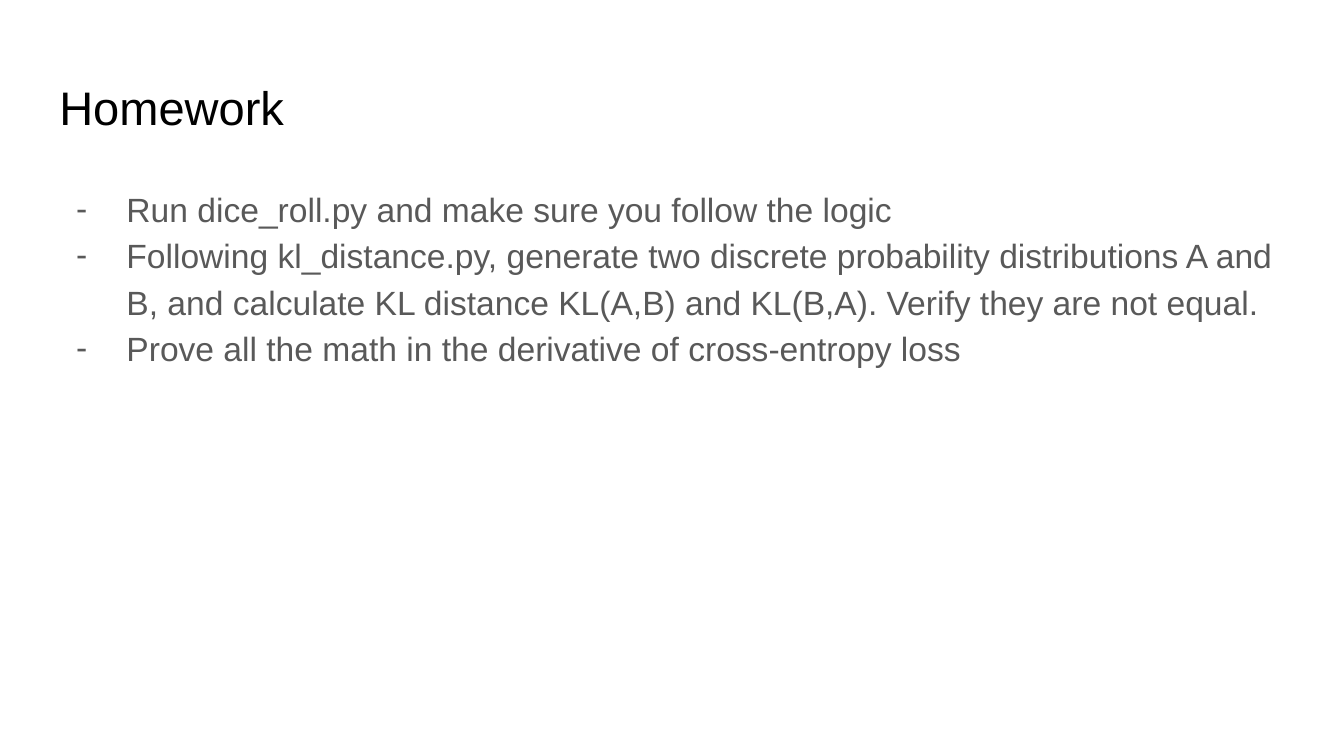
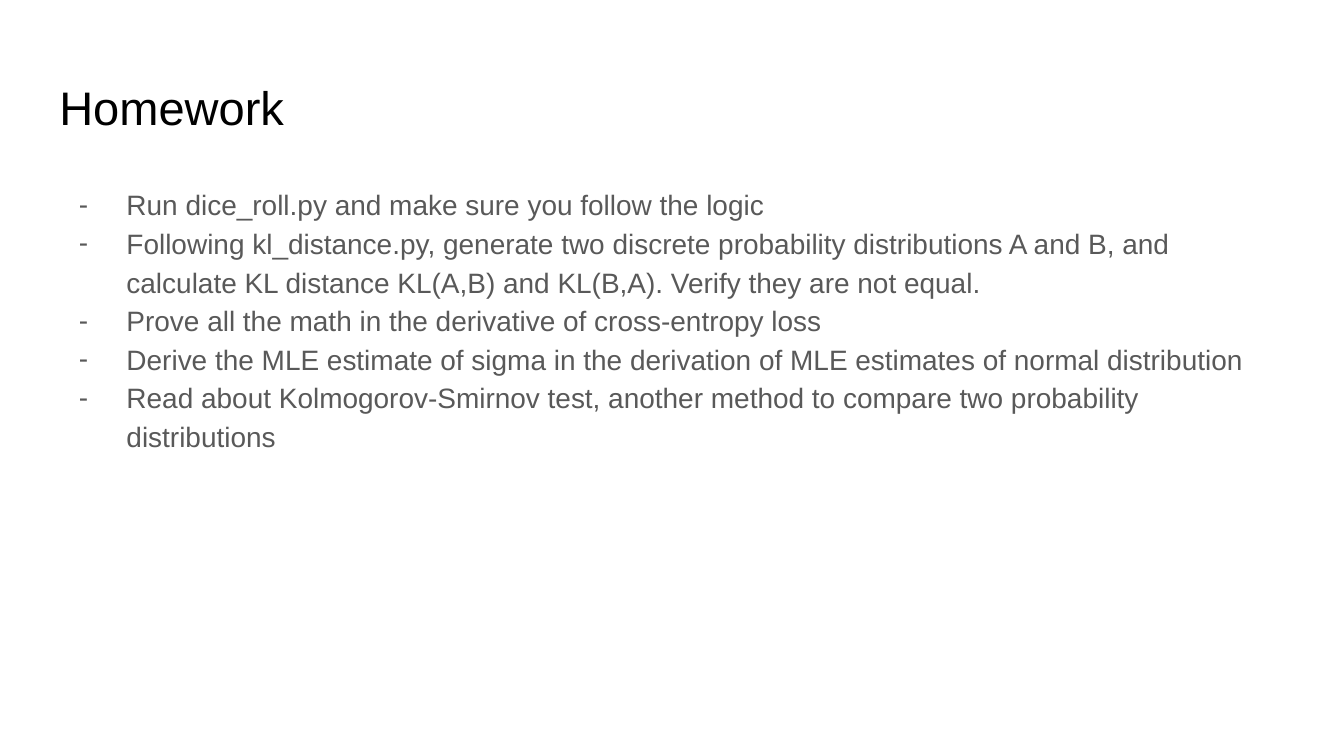
Before and after one commit to ankur6ue/deep-learning-course, a slide deck: slide 44 of Module 1/class_1.6/deep_learning_course_class_1.6.pptx (slide 39 before the commit). Drawn at 1344x756 pixels with LibreOffice and Linux fonts; fonts in the diff are those of the drawing. Boxes give left, top, right and bottom in pixels: in the first picture for what was removed or moved away, otherwise in the second. Text is boxed around its words. In the diff, an @@ line names an element or a change of style, - is before the commit and + after.

```diff
--- a/Module 1/class_1.6/deep_learning_course_class_1.6.pptx
+++ b/Module 1/class_1.6/deep_learning_course_class_1.6.pptx
@@ text at <box>126,194,1169,336</box>: size 18 to 15 pt in "Run dice_roll.py and make sure you follow ...", "Following kl_distance.py, generate two discrete probability  ...", "Prove all the math in the derivative ..."; indent changed @@
@@ text at <box>126,349,1242,448</box>: paragraphs added @@
+– Derive the MLE estimate of sigma in the derivation of MLE estimates of normal distribution
+– Read about Kolmogorov-Smirnov test, another method to compare two probability distributions
```
Also in this commit, not shown: 6 other slides changed, 5 slides added, 3 other files.
